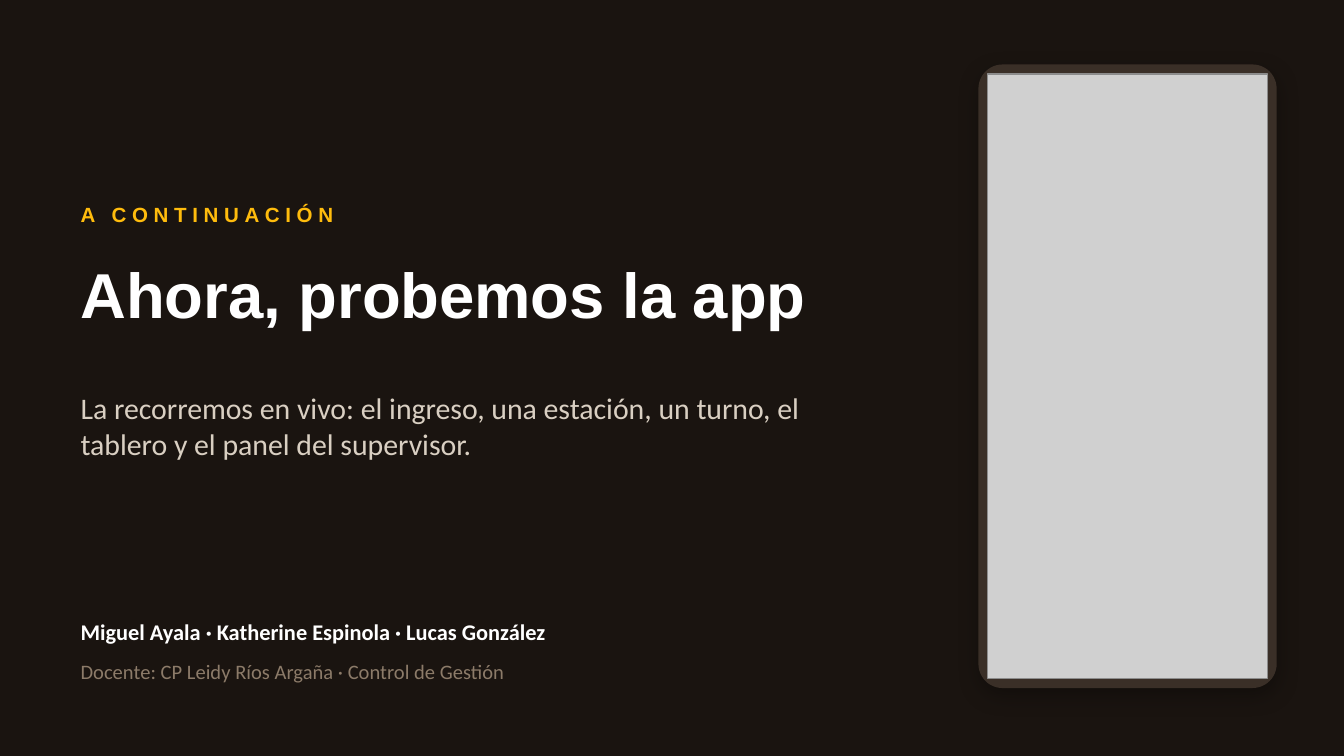
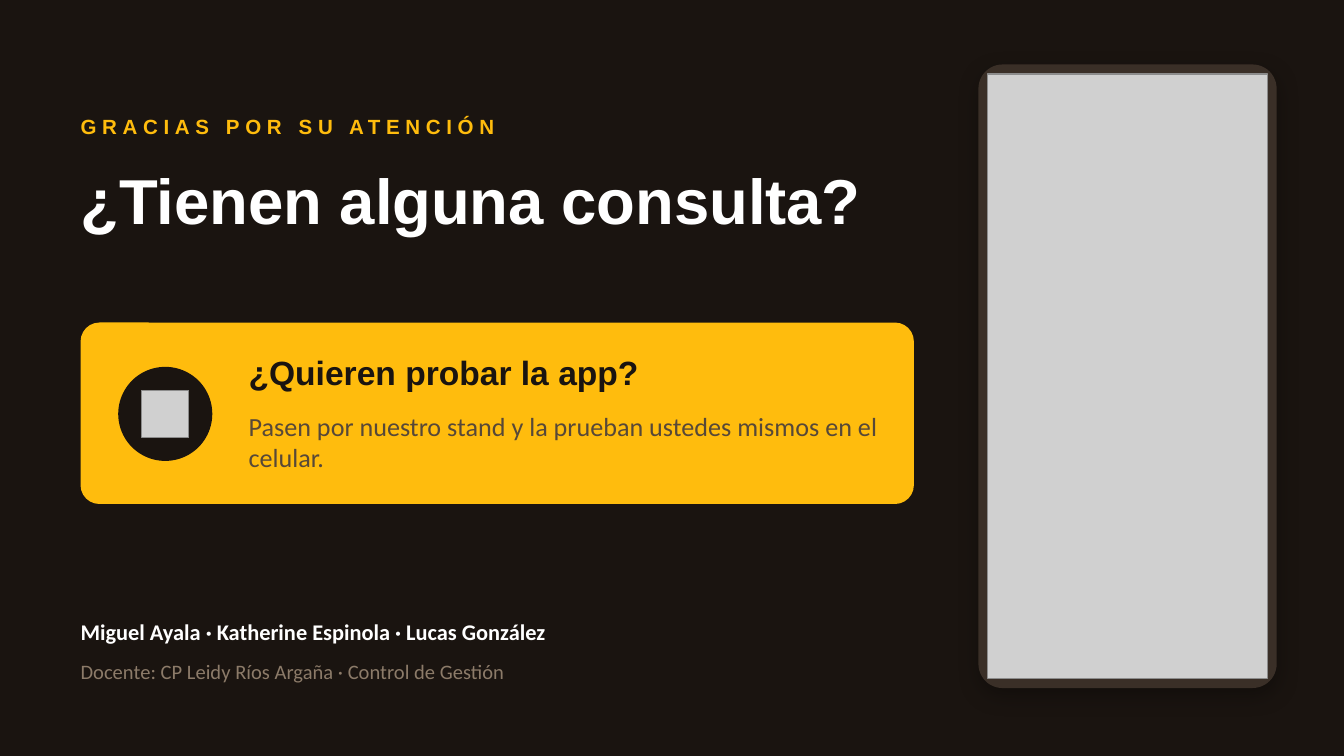
Before and after one commit to miayala03/Control-de-Gestion, a slide deck: slide 8 of presentacion/Presentacion-Clase.pptx. Drawn at 1344x756 pixels with LibreOffice and Linux fonts; fonts in the diff are those of the drawing; grey boxes stand for pictures. Boxes give left, top, right and bottom in pixels: in the first picture for what was removed or moved away, otherwise in the second. Text is boxed around its words. In the diff, an @@ line names an element or a change of style, - is before the commit and + after.

```diff
--- a/presentacion/Presentacion-Clase.pptx
+++ b/presentacion/Presentacion-Clase.pptx
@@ text added at (x1=81, y1=114, x2=1263, y2=155), 11 pt, text #FFBC0D, bold @@
+GRACIAS POR SU ATENCIÓN
@@ text added at (x1=81, y1=178, x2=860, y2=236), 34 pt, text #FFFFFF, bold @@
+¿Tienen alguna consulta?
@@ text removed at (x1=81, y1=205, x2=334, y2=223) @@
-A CONTINUACIÓN
@@ rounded rectangle added at (x1=81, y1=323, x2=914, y2=504), fill #FFBC0D @@
@@ ellipse added at (x1=118, y1=367, x2=212, y2=461), fill #1A1410 @@
@@ text at (x1=249, y1=360, x2=638, y2=391): text changed; size 34 to 18 pt; text colour #FFFFFF to #1A1410 @@
-Ahora, probemos la app
+¿Quieren probar la app?
@@ text removed at (x1=81, y1=398, x2=799, y2=460) @@
-La recorremos en vivo: el ingreso, una estación, un turno, el tablero y el panel del supervisor.
@@ picture added at (x1=141, y1=390, x2=188, y2=437) @@
@@ text added at (x1=249, y1=418, x2=877, y2=467), 14 pt, text #574838 @@
+Pasen por nuestro stand y la prueban ustedes mismos en el celular.
```
